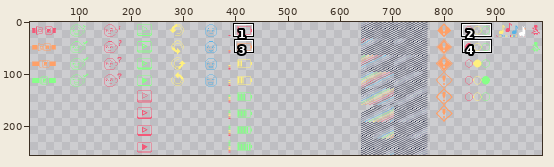
Pixel-art file: level/spaceship/materials/dashboard.aseprite. The picture above shows the old version from afar; the outline marks the close-up.
Close-up. Earlier state:
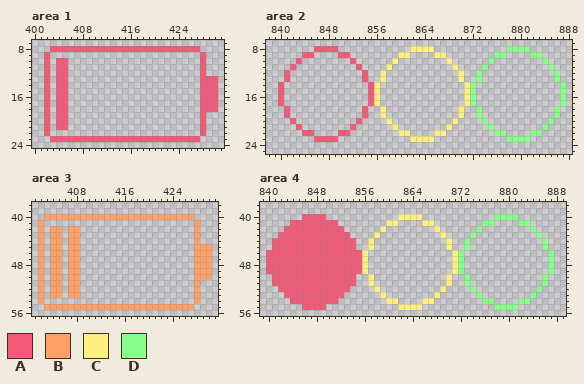
1024x256 pixels, 1 frame. Shown: area 1: x 400..431, y 7..24; area 2: x 838..888, y 7..25; area 3: x 401..431, y 38..56; area 4: x 839..889, y 38..56. The wide view leaves out empty margins. The commit also changed other parts of the picture, which this record leaves out.
Palette (. is transparent): A #f45978  B #ffa067  C #fff07e  D #87ff88
After the commit:
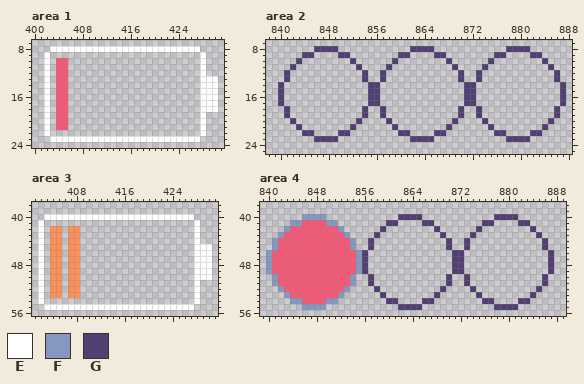
Colours new in this view: E #ffffff  F #8598c0  G #513f71
The edit:
@@ palette @@
-B #ffa067
+B #fa915a
--- area 1
@@ x 400..431 @@
  7 ................................
- 8 ...AAAAAAAAAAAAAAAAAAAAAAAAA....
- 9 ..A.........................A...
-10 ..A.AA......................A...
-11 ..A.AA......................A...
-12 ..A.AA......................A...
-13 ..A.AA......................AAA.
-14 ..A.AA......................AAA.
-15 ..A.AA......................AAA.
-16 ..A.AA......................AAA.
-17 ..A.AA......................AAA.
-18 ..A.AA......................AAA.
-19 ..A.AA......................A...
-20 ..A.AA......................A...
-21 ..A.AA......................A...
-22 ..A.........................A...
-23 ...AAAAAAAAAAAAAAAAAAAAAAAAA....
+ 8 ...EEEEEEEEEEEEEEEEEEEEEEEEE....
+ 9 ..E.........................E...
+10 ..E.AA......................E...
+11 ..E.AA......................E...
+12 ..E.AA......................E...
+13 ..E.AA......................EEE.
+14 ..E.AA......................EEE.
+15 ..E.AA......................EEE.
+16 ..E.AA......................EEE.
+17 ..E.AA......................EEE.
+18 ..E.AA......................EEE.
+19 ..E.AA......................E...
+20 ..E.AA......................E...
+21 ..E.AA......................E...
+22 ..E.........................E...
+23 ...EEEEEEEEEEEEEEEEEEEEEEEEE....
 24 ................................
--- area 2
@@ x 838..888 @@
  7 ...................................................
- 8 ........AAAA............CCCC............DDDD.......
- 9 ......AA....AA........CC....CC........DD....DD.....
-10 .....A........A......C........C......D........D....
-11 ....A..........A....C..........C....D..........D...
-12 ...A............A..C............C..D............D..
-13 ...A............A..C............C..D............D..
-14 ..A..............AC..............CD..............D.
-15 ..A..............AC..............CD..............D.
-16 ..A..............AC..............CD..............D.
-17 ..A..............AC..............CD..............D.
-18 ...A............A..C............C..D............D..
-19 ...A............A..C............C..D............D..
-20 ....A..........A....C..........C....D..........D...
-21 .....A........A......C........C......D........D....
-22 ......AA....AA........CC....CC........DD....DD.....
-23 ........AAAA............CCCC............DDDD.......
+ 8 ........GGGG............GGGG............GGGG.......
+ 9 ......GG....GG........GG....GG........GG....GG.....
+10 .....G........G......G........G......G........G....
+11 ....G..........G....G..........G....G..........G...
+12 ...G............G..G............G..G............G..
+13 ...G............G..G............G..G............G..
+14 ..G..............GG..............GG..............G.
+15 ..G..............GG..............GG..............G.
+16 ..G..............GG..............GG..............G.
+17 ..G..............GG..............GG..............G.
+18 ...G............G..G............G..G............G..
+19 ...G............G..G............G..G............G..
+20 ....G..........G....G..........G....G..........G...
+21 .....G........G......G........G......G........G....
+22 ......GG....GG........GG....GG........GG....GG.....
+23 ........GGGG............GGGG............GGGG.......
 24 ...................................................
--- area 3
@@ x 401..431 @@
 39 ...............................
-40 ..BBBBBBBBBBBBBBBBBBBBBBBBB....
-41 .B.........................B...
-42 .B.BB.BB...................B...
-43 .B.BB.BB...................B...
-44 .B.BB.BB...................B...
-45 .B.BB.BB...................BBB.
-46 .B.BB.BB...................BBB.
-47 .B.BB.BB...................BBB.
-48 .B.BB.BB...................BBB.
-49 .B.BB.BB...................BBB.
-50 .B.BB.BB...................BBB.
-51 .B.BB.BB...................B...
-52 .B.BB.BB...................B...
-53 .B.BB.BB...................B...
-54 .B.........................B...
-55 ..BBBBBBBBBBBBBBBBBBBBBBBBB....
+40 ..EEEEEEEEEEEEEEEEEEEEEEEEE....
+41 .E.........................E...
+42 .E.BB.BB...................E...
+43 .E.BB.BB...................E...
+44 .E.BB.BB...................E...
+45 .E.BB.BB...................EEE.
+46 .E.BB.BB...................EEE.
+47 .E.BB.BB...................EEE.
+48 .E.BB.BB...................EEE.
+49 .E.BB.BB...................EEE.
+50 .E.BB.BB...................EEE.
+51 .E.BB.BB...................E...
+52 .E.BB.BB...................E...
+53 .E.BB.BB...................E...
+54 .E.........................E...
+55 ..EEEEEEEEEEEEEEEEEEEEEEEEE....
 56 ...............................
--- area 4
@@ x 839..889 @@
 39 ...................................................
-40 .......AAAA............CCCC............DDDD........
-41 .....AAAAAAAA........CC....CC........DD....DD......
-42 ....AAAAAAAAAA......C........C......D........D.....
-43 ...AAAAAAAAAAAA....C..........C....D..........D....
-44 ..AAAAAAAAAAAAAA..C............C..D............D...
-45 ..AAAAAAAAAAAAAA..C............C..D............D...
-46 .AAAAAAAAAAAAAAAAC..............CD..............D..
-47 .AAAAAAAAAAAAAAAAC..............CD..............D..
-48 .AAAAAAAAAAAAAAAAC..............CD..............D..
-49 .AAAAAAAAAAAAAAAAC..............CD..............D..
-50 ..AAAAAAAAAAAAAA..C............C..D............D...
-51 ..AAAAAAAAAAAAAA..C............C..D............D...
-52 ...AAAAAAAAAAAA....C..........C....D..........D....
-53 ....AAAAAAAAAA......C........C......D........D.....
-54 .....AAAAAAAA........CC....CC........DD....DD......
-55 .......AAAA............CCCC............DDDD........
+40 .......FFFF............GGGG............GGGG........
+41 .....FFAAAAFF........GG....GG........GG....GG......
+42 ....FAAAAAAAAF......G........G......G........G.....
+43 ...FAAAAAAAAAAF....G..........G....G..........G....
+44 ..FAAAAAAAAAAAAF..G............G..G............G...
+45 ..FAAAAAAAAAAAAF..G............G..G............G...
+46 .FAAAAAAAAAAAAAAFG..............GG..............G..
+47 .FAAAAAAAAAAAAAAFG..............GG..............G..
+48 .FAAAAAAAAAAAAAAFG..............GG..............G..
+49 .FAAAAAAAAAAAAAAFG..............GG..............G..
+50 ..FAAAAAAAAAAAAF..G............G..G............G...
+51 ..FAAAAAAAAAAAAF..G............G..G............G...
+52 ...FAAAAAAAAAAF....G..........G....G..........G....
+53 ....FAAAAAAAAF......G........G......G........G.....
+54 .....FFAAAAFF........GG....GG........GG....GG......
+55 .......FFFF............GGGG............GGGG........
 56 ...................................................
Pixel boxes of the changes (left, top, right, bottom) in both close-ups:
changed: (44, 46, 218, 142)
changed: (278, 46, 566, 142)
changed: (38, 214, 212, 310)
changed: (266, 214, 554, 310)
